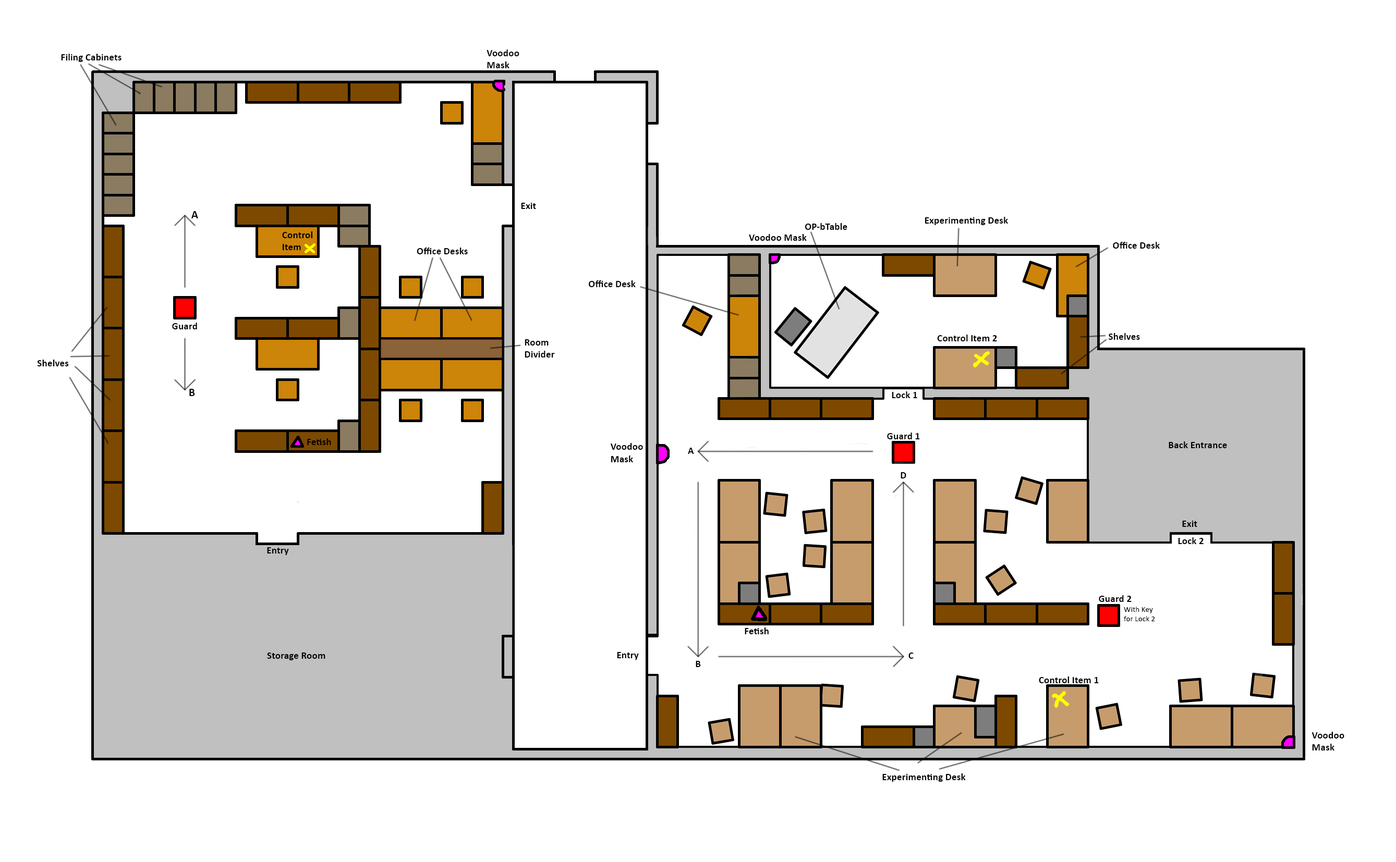
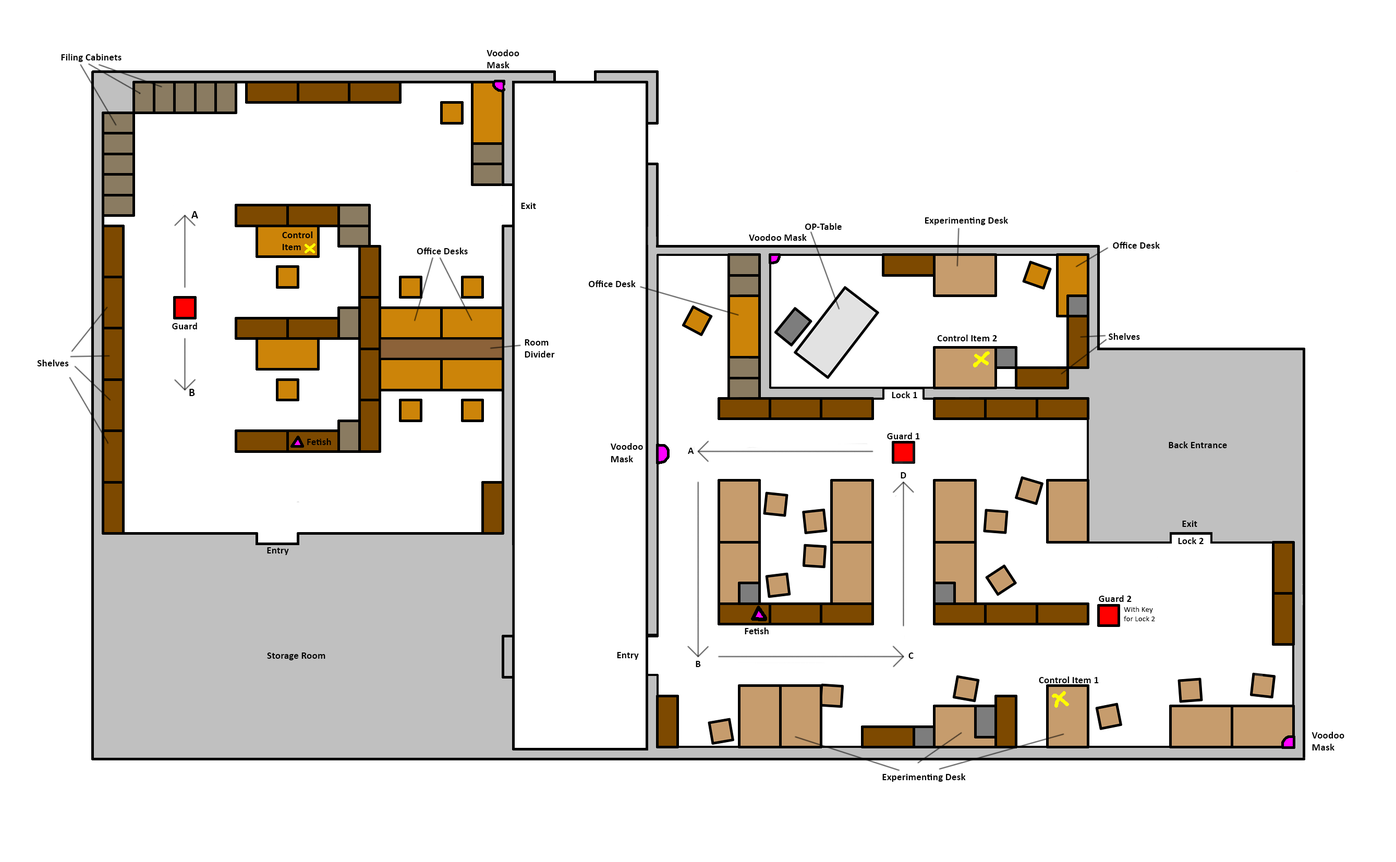
Before/after of a 1396×862 layered artwork. What changed in the layer stack:
renamed "OP-bTable" to "OP-Table", painted on it over [819, 223, 848, 230]
